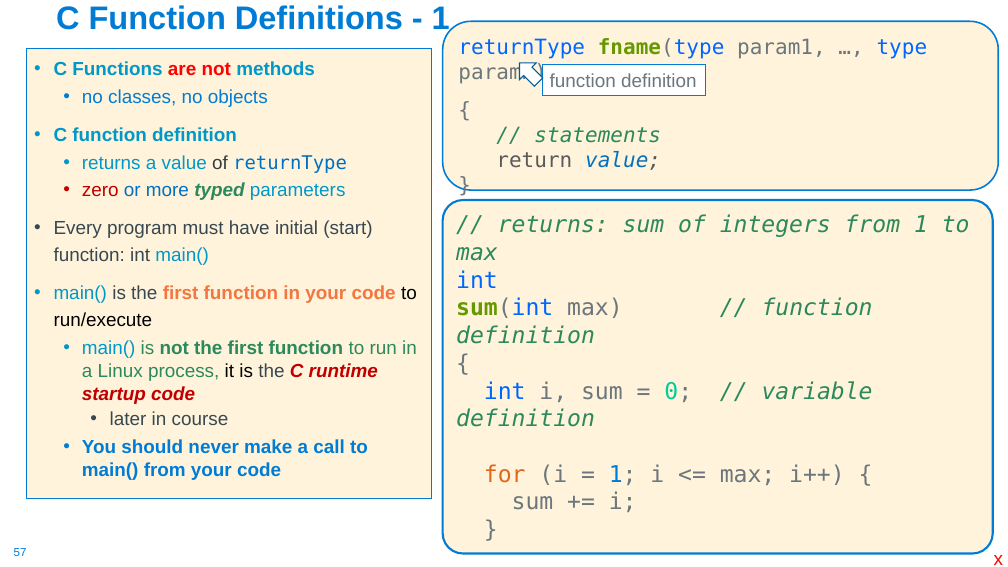
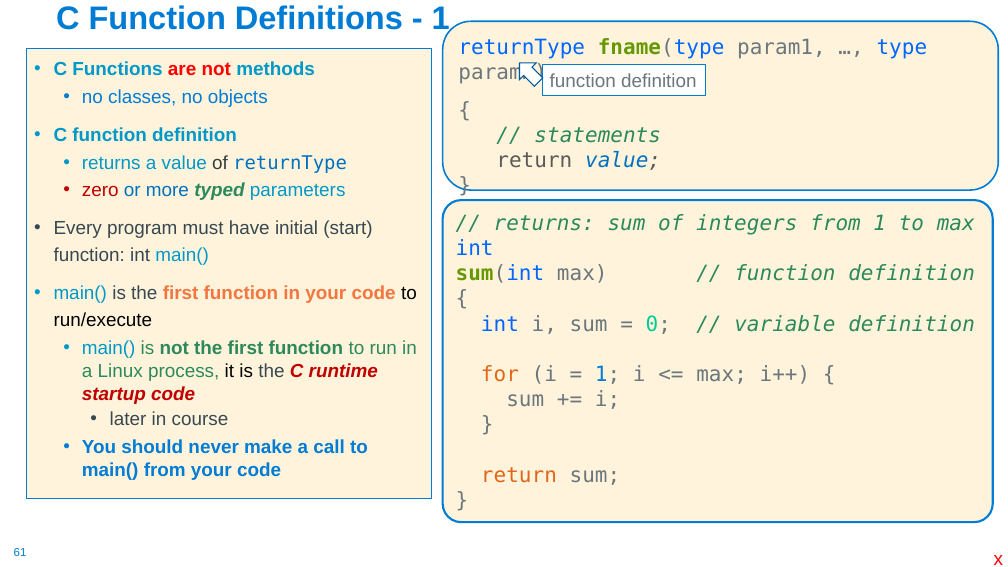
Before and after one commit to cse30-sp24/Muller-Slides, a slide deck: slide 61 of 01-C-Part1.pptx (slide 57 before the commit). Drawn at 1008x567 pixels with LibreOffice and Linux fonts; fonts in the diff are those of the drawing. Boxes give left, top, right and bottom in pixels: in the first picture for what was removed or moved away, otherwise in the second. Text is boxed around its words. In the diff, an @@ line names an element or a change of style, - is before the commit and + after.

```diff
--- a/01-C-Part1.pptx
+++ b/01-C-Part1.pptx
@@ rounded rectangle "// returns: sum of integers ...": place and size @@
-rounded rectangle "// returns: sum of integers ..." at [443, 200, 994, 554]
+rounded rectangle "// returns: sum of integers ..." at [443, 200, 994, 523]
@@ rounded rectangle "// returns: sum of integers ..." at [443, 200, 994, 523]: size 22 to 20 pt @@
@@ page number at [14, 548, 27, 556]: text changed @@
-57
+61
```
Also in this commit, not shown: 5 other slides changed, 4 slides added, 1 other file.
